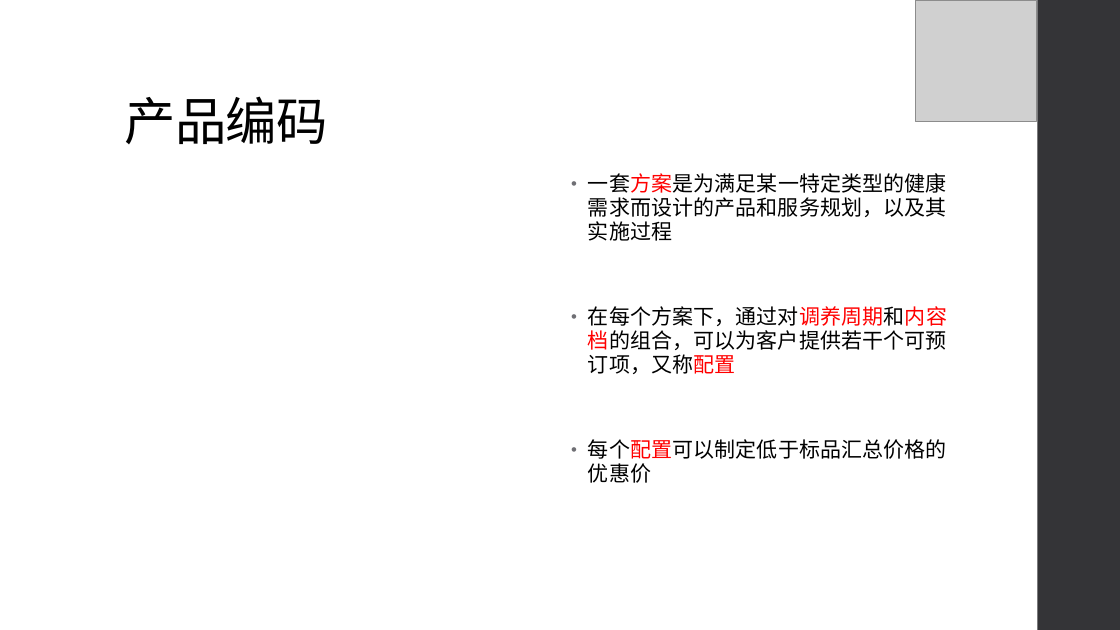
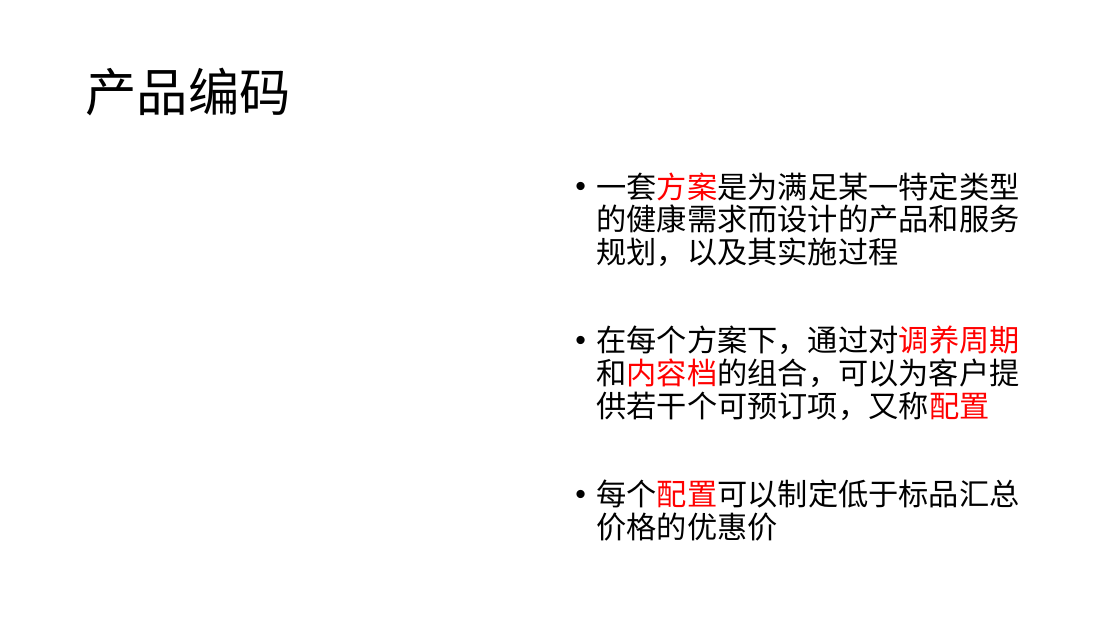
Before and after one commit to jzgi/chainsmart, a slide deck: slide 9 of Docs/中惠农通平台设计.pptx (slide 7 before the commit). Drawn at 1120x630 pixels with LibreOffice and Linux fonts; fonts in the diff are those of the drawing; grey boxes stand for pictures. Boxes give left, top, right and bottom in pixels: in the first picture for what was removed or moved away, otherwise in the second. Text is boxed around its words. In the diff, an @@ line names an element or a change of style, - is before the commit and + after.

```diff
--- a/Docs/中惠农通平台设计.pptx
+++ b/Docs/中惠农通平台设计.pptx
@@ picture removed at [915, 0, 1037, 122] @@
@@ rectangle removed at [1038, 0, 1120, 630] @@
@@ title "产品编码": place and size @@
-title "产品编码" at [124, 96, 328, 144]
+title "产品编码" at [85, 67, 290, 115]
@@ title "产品编码" at [85, 67, 290, 115]: letter spacing -0.5 to 0 pt; vertical alignment bottom to middle @@
@@ text "一套方案是为满足某一特定类型的健康需求而设计的产品和服务规划，以及其实施过程" at [596, 172, 1019, 541]: size 18 to 25.9 pt, letter spacing 0.1 to 0 pt; indent changed; line spacing 0.95 to 0.9; less space between paragraphs @@
```
Also in this commit, not shown: 8 other slides changed, 2 slides added, 39 other files.
